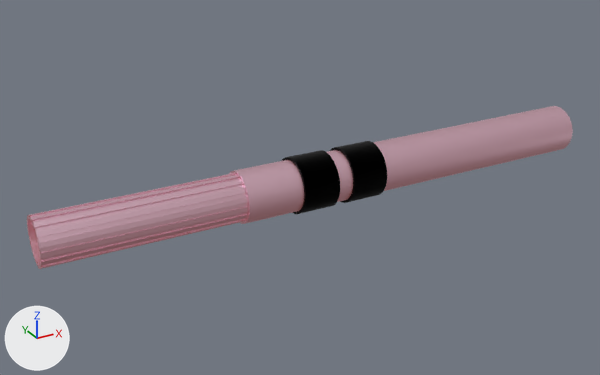
What one commit did to the Blender file Assets/Model/Robot/AttackWeapon/normalGun.blend.
Both versions are drawn from a camera (50 mm lens) standing at (-11.25, -10.57, 5.22) and looking at (-5.31, 0.21, -0.17). The axes (+X, +Y, +Z) are drawn at lower left. The lights are the same throughout.

Names of what the first picture shows: '円柱', '円柱.001', '円柱.002', '円柱.003'.
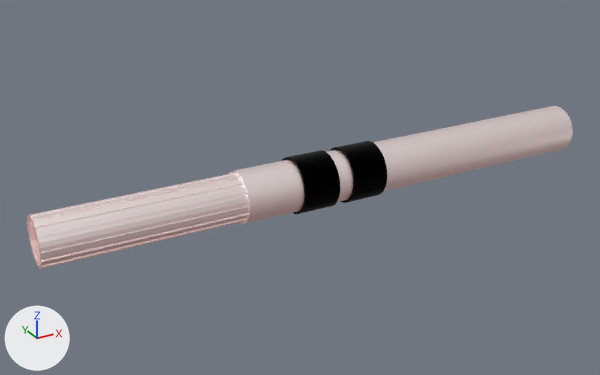
The change, as a diff of the scene's bpy script:
```diff
--- a/Assets/Model/Robot/AttackWeapon/normalGun.blend.py
+++ b/Assets/Model/Robot/AttackWeapon/normalGun.blend.py
@@ mat_base @@
+mat_base = principled_material('Base')
+mat_base.base_color = (1.0, 1.0, 1.0)  # white #ffffff
+mat_base.metallic = 1.0
+mat_base.roughness = 0.433
+mat_base.emission_color = (1.0, 0.241, 0.191)  # red #ff8779
+mat_base.emission_strength = 0.1
@@ me_円柱_001 @@
 me_円柱_001.from_pydata(...)  # 192 vertices, 132 faces; spans x -8.44..-0.65, y -1.01..1.01, z -1.01..1.01
-me_円柱_001.materials.append(mat_マテリアル_001)  # light grey #d9bfd1
+me_円柱_001.materials.append(mat_base)  # white #ffffff
@@ me_円柱 @@
 me_円柱.from_pydata(...)  # 64 vertices, 34 faces; spans x -5.75..0.02, y -1.11..1.11, z -1.11..1.11
-me_円柱.materials.append(mat_マテリアル_001)  # light grey #d9bfd1
+me_円柱.materials.append(mat_base)  # white #ffffff
```

Where the change shows, as pixel boxes [x1, y1, x2, y2] in the pictures (600 x 375 px):
'円柱', recoloured: [229, 106, 573, 224] in both
'円柱.001', recoloured: [27, 173, 249, 269] in both
